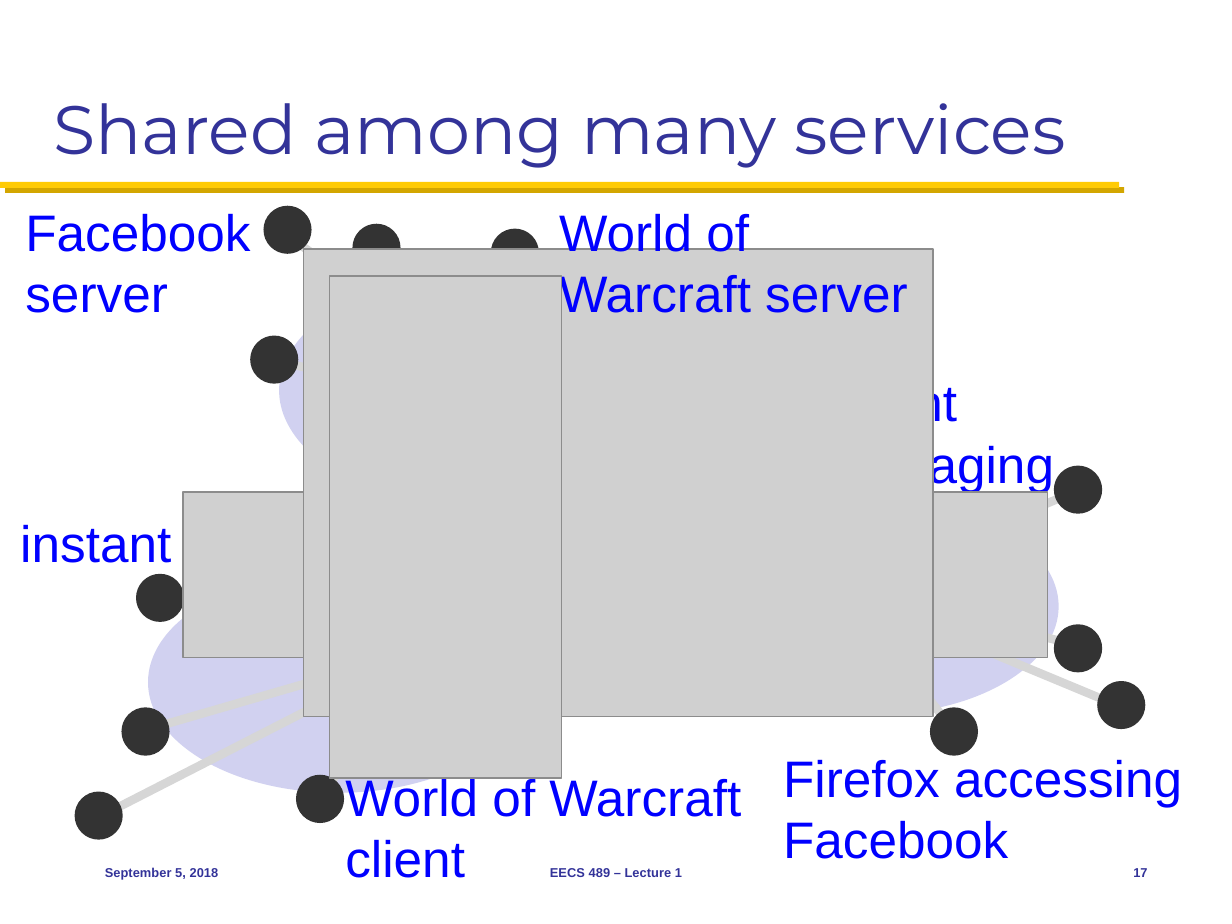
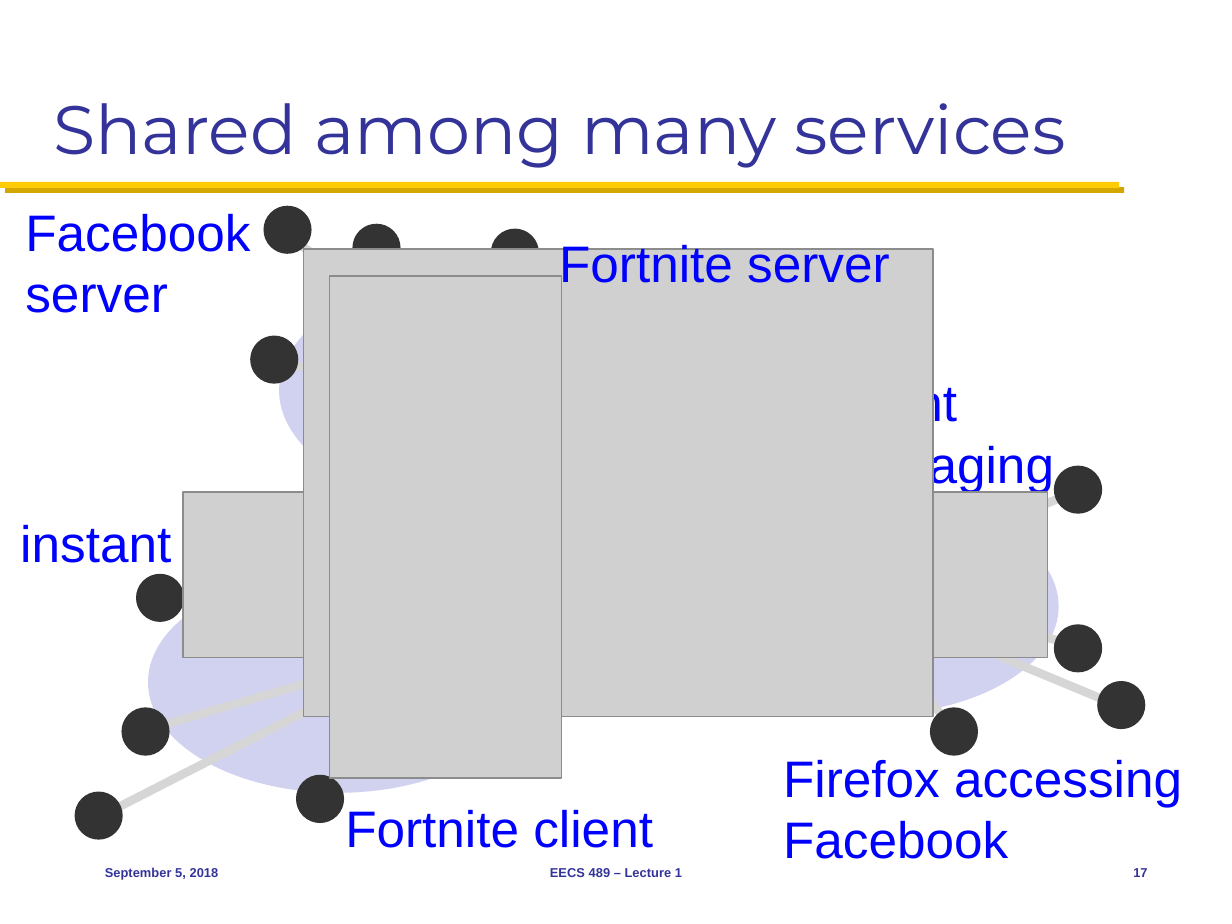
Before and after one commit to mosharaf/eecs489, a slide deck: slide 17 of Slides/090518.pptx. Drawn at 1232x924 pixels with LibreOffice and Linux fonts; fonts in the diff are those of the drawing; grey boxes stand for pictures. Boxes give left, top, right and bottom in pixels: in the first picture for what was removed or moved away, otherwise in the second. Text is boxed around its words. In the diff, an @@ line names an element or a change of style, - is before the commit and + after.

Commit message:
Minor fixes

```diff
--- a/Slides/090518.pptx
+++ b/Slides/090518.pptx
@@ text at (559, 241, 890, 292): text changed @@
-World of Warcraft server
+Fortnite server
@@ text at (345, 809, 653, 848): text changed @@
-World of Warcraft client
+Fortnite client
```
Also in this commit, not shown: 2 other slides changed.
